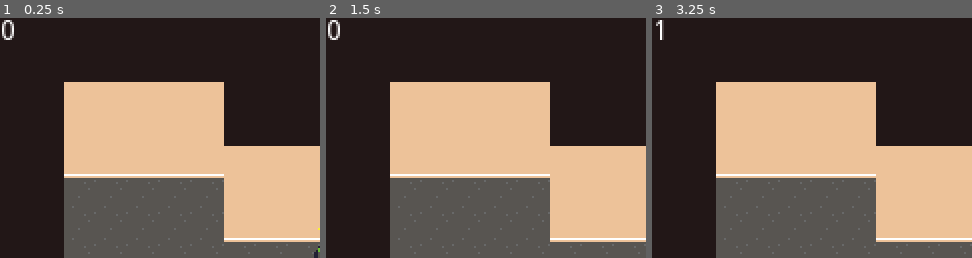
Above: before the commit, frames 1-3 (left to right).
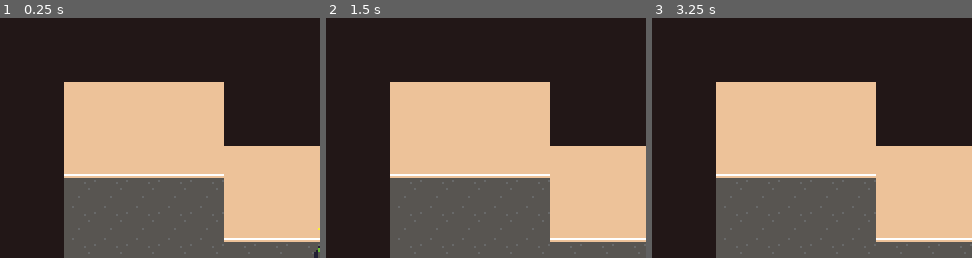
Above: after the commit, the same moments.

Repository: cag/ld42
Game: Godot game, scene res://house.tscn
Same seed, same stepped clock (60 frames per second), same inputs: the game is played once before the commit and once after it.
Inputs:
- Up to frame 1 (0.25 s): no input
- Up to frame 2 (1.5 s): tap Enter (ui_accept) at 0.5, 0.77 s; hold Right (ui_right) 0.53-1.28 s; hold Down (ui_down) from 1.28 s (still down)
- Up to frame 3 (3.25 s): tap Enter (ui_accept) at 1.52, 3.02 s; release Down (ui_down) at 2.03 s; hold Right (ui_right) 2.03-2.78 s; hold Up (ui_up) from 2.78 s (still down)
The pictures show only the part of the screen within x 0-50%, y 0-50%; the shares and areas given below are measured in that part.

The runs differ from the first frame. In frame 1, 0.2% of the frame differs, in the area x 0-5%, y 0-10%; in frame 2, 0.2%; in frame 3, 0.1%.

Commit message:
compo version here

Diff:
--- a/house.tscn
+++ b/house.tscn
@@ -146,6 +146,7 @@
 
 [node name="DebugLabel" type="Label" parent="." index="4"]
 
+visible = false
 anchor_left = 0.0
 anchor_top = 0.0
 anchor_right = 0.0
@@ -246,7 +247,8 @@
 size_flags_vertical = 4
 custom_colors/font_color = Color( 0, 0, 0, 1 )
 text = "qewurio qweiourtyequirewq uerwquiy erash dsajk dfsahsadkf adjfks dfdsakj fdsanbxv znb nb nvxc req rewq teq reqw qwer qwer eqwr eqwr wetq eqwr teqtre reqw reqwrewq "
-autowrap = true
+align = 1
+valign = 1
 clip_text = true
 percent_visible = 1.0
 lines_skipped = 0
